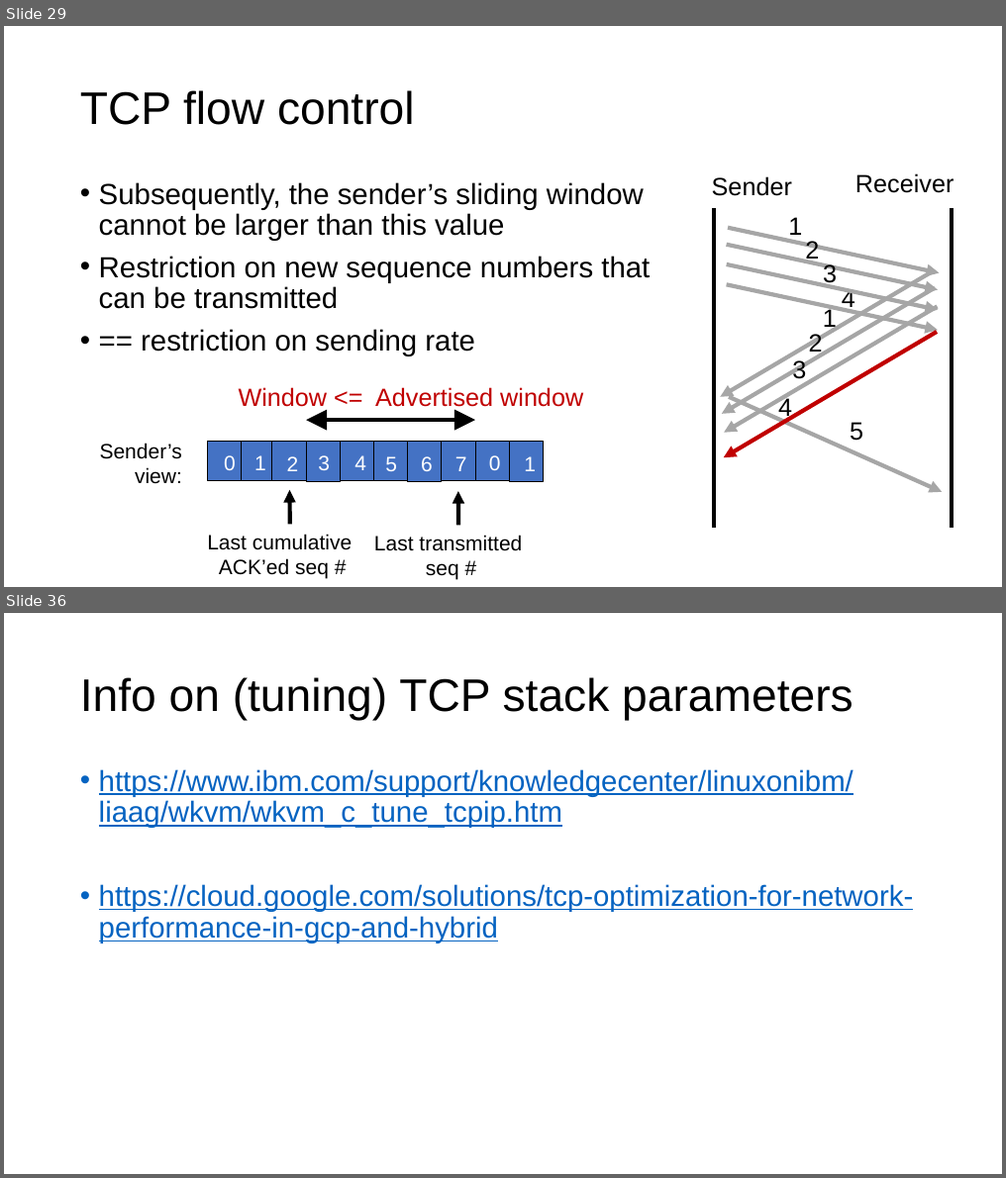
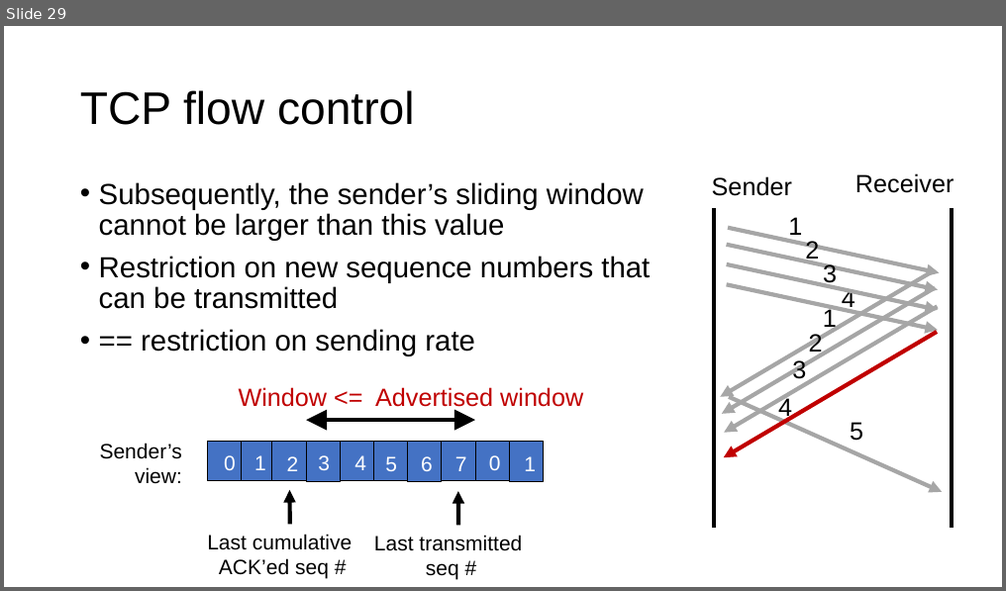
Before and after one commit to ngsrinivas/coursegen, a slide deck: ex/352-F24/staging/352-F24/lectures/15-tp-ordering-flowcontrol.pptx. Shown one above the other, each under a label of ours: slides 29 and 36 before the commit, slide 29 after it; the slides between them are not shown. The pictures are 1006x1178 and 1006x591 pixels, drawn with LibreOffice and Linux fonts; fonts in the diff are those of the drawing. Boxes give left, top, right and bottom in pixels: in the first picture for what was removed or moved away, otherwise in the second. Text is boxed around its words. In the diff, an @@ line names an element or a change of style, - is before the commit and + after.

```diff
--- a/ex/352-F24/staging/352-F24/lectures/15-tp-ordering-flowcontrol.pptx
+++ b/ex/352-F24/staging/352-F24/lectures/15-tp-ordering-flowcontrol.pptx
@@ slide 36 removed at (4, 613, 1002, 1174), background #FFFFFF @@
@@ title removed at (80, 677, 853, 721) @@
-Info on (tuning) TCP stack parameters
@@ text removed at (99, 769, 914, 944) @@
-• https://www.ibm.com/support/knowledgecenter/linuxonibm/liaag/wkvm/wkvm_c_tune_tcpip.htm
-• https://cloud.google.com/solutions/tcp-optimization-for-network-performance-in-gcp-and-hybrid
```
Also in this commit, not shown: 6 other slides removed, 4 other files.
